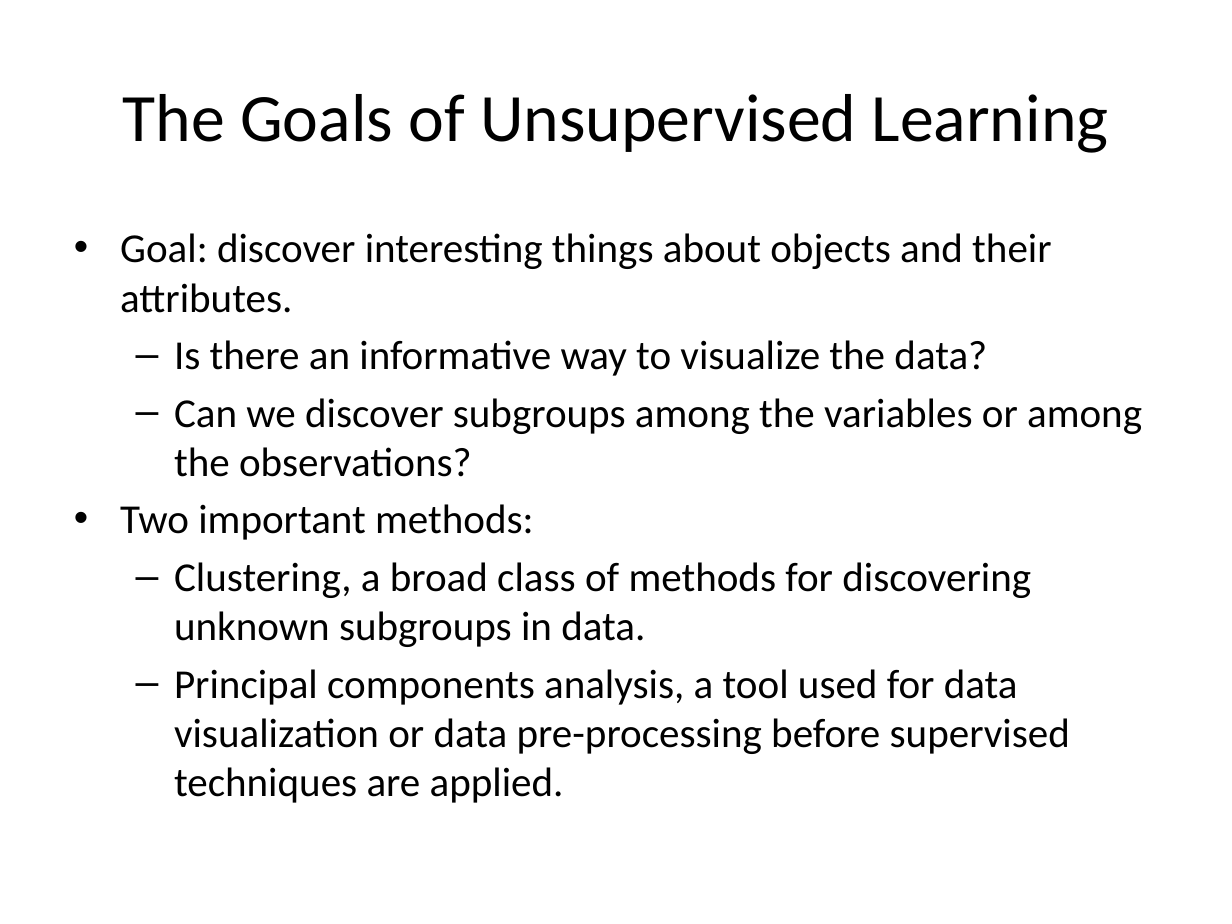
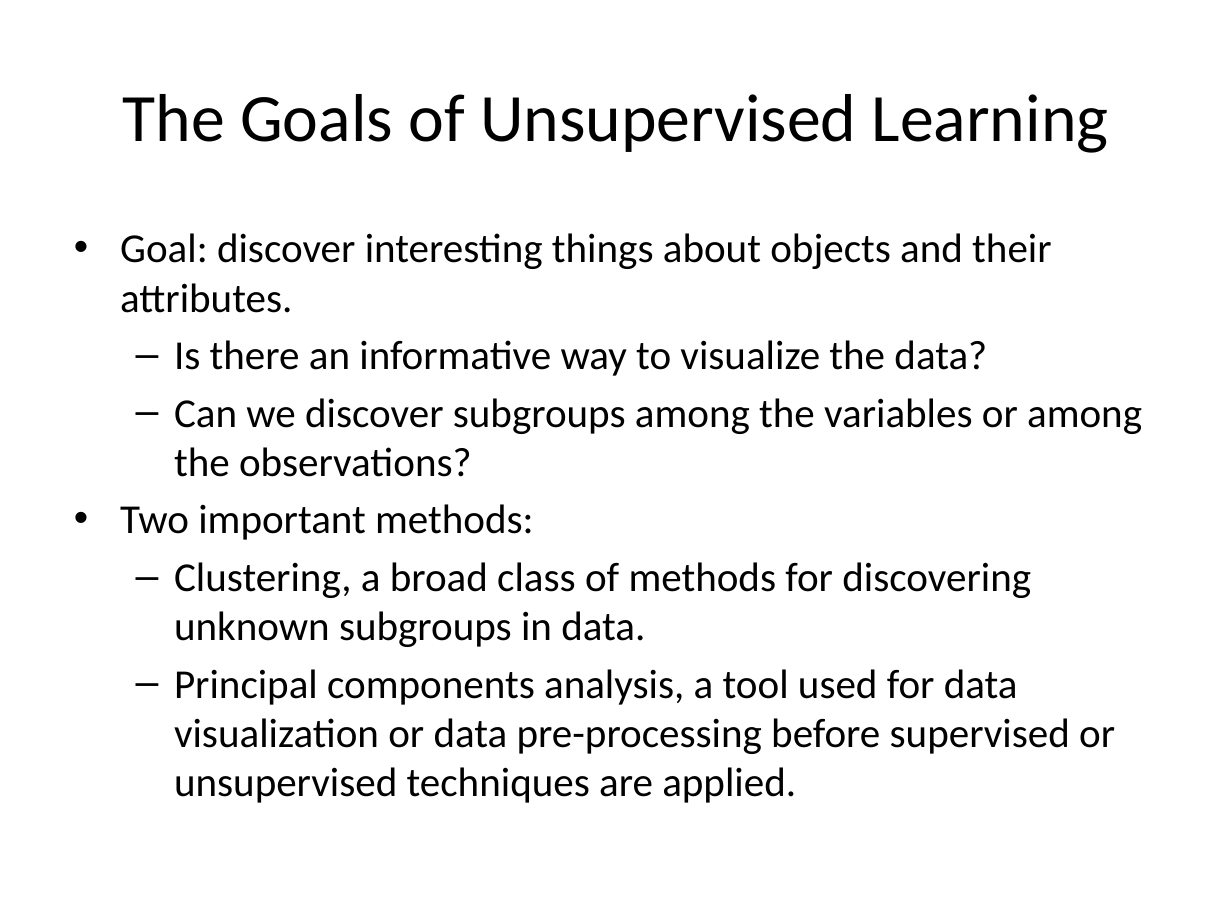
Before and after one commit to jayurbain/DataScienceIntro, a slide deck: slide 2 of slides/09_imensionality_reduction.pptx. Drawn at 1232x924 pixels with LibreOffice and Linux fonts; fonts in the diff are those of the drawing. Boxes give left, top, right and bottom in pixels: in the first picture for what was removed or moved away, otherwise in the second. Text is boxed around its words. In the diff, an @@ line names an element or a change of style, - is before the commit and + after.

```diff
--- a/slides/09_imensionality_reduction.pptx
+++ b/slides/09_imensionality_reduction.pptx
@@ text at <box>174,669,1115,803</box>: text changed @@
-  – Principal components analysis, a tool used for data visualization or data pre-processing before supervised techniques are applied.
+  – Principal components analysis, a tool used for data visualization or data pre-processing before supervised or unsupervised techniques are applied.
```
Also in this commit, not shown: 5 other slides changed, 4 other files.
